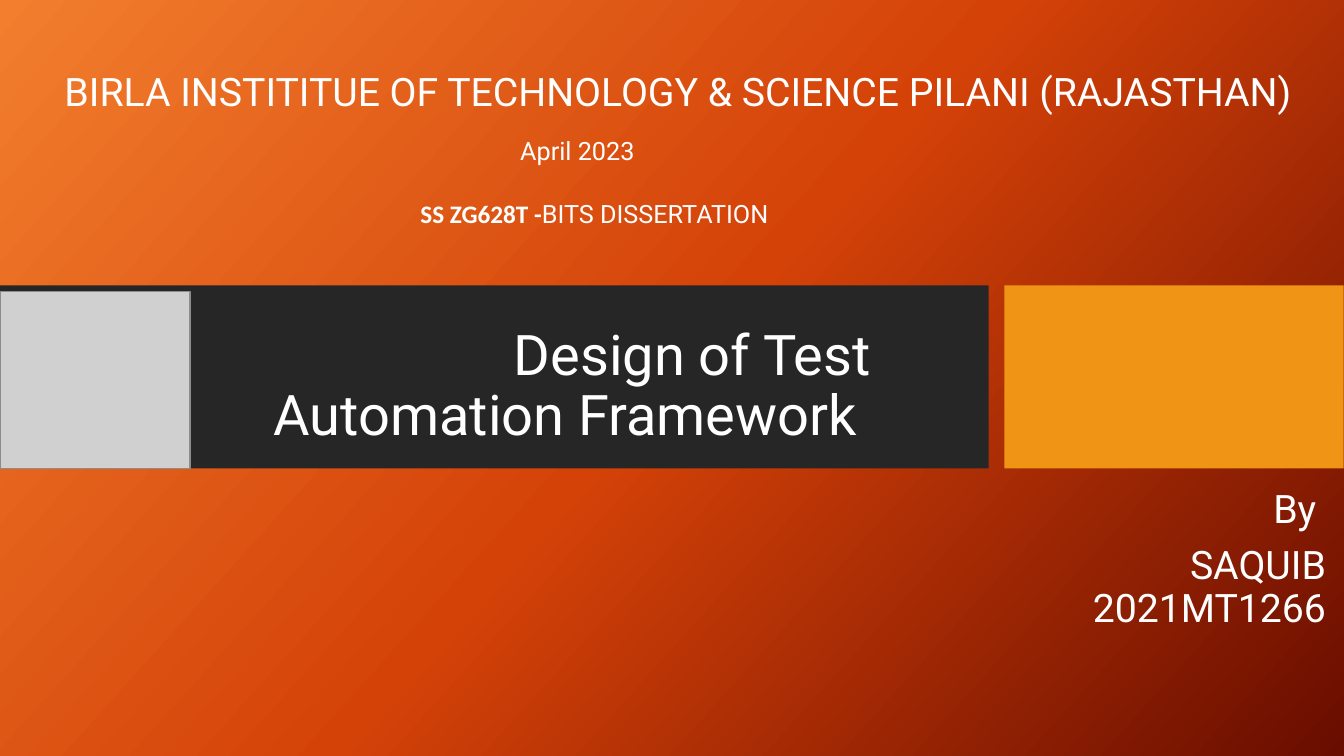
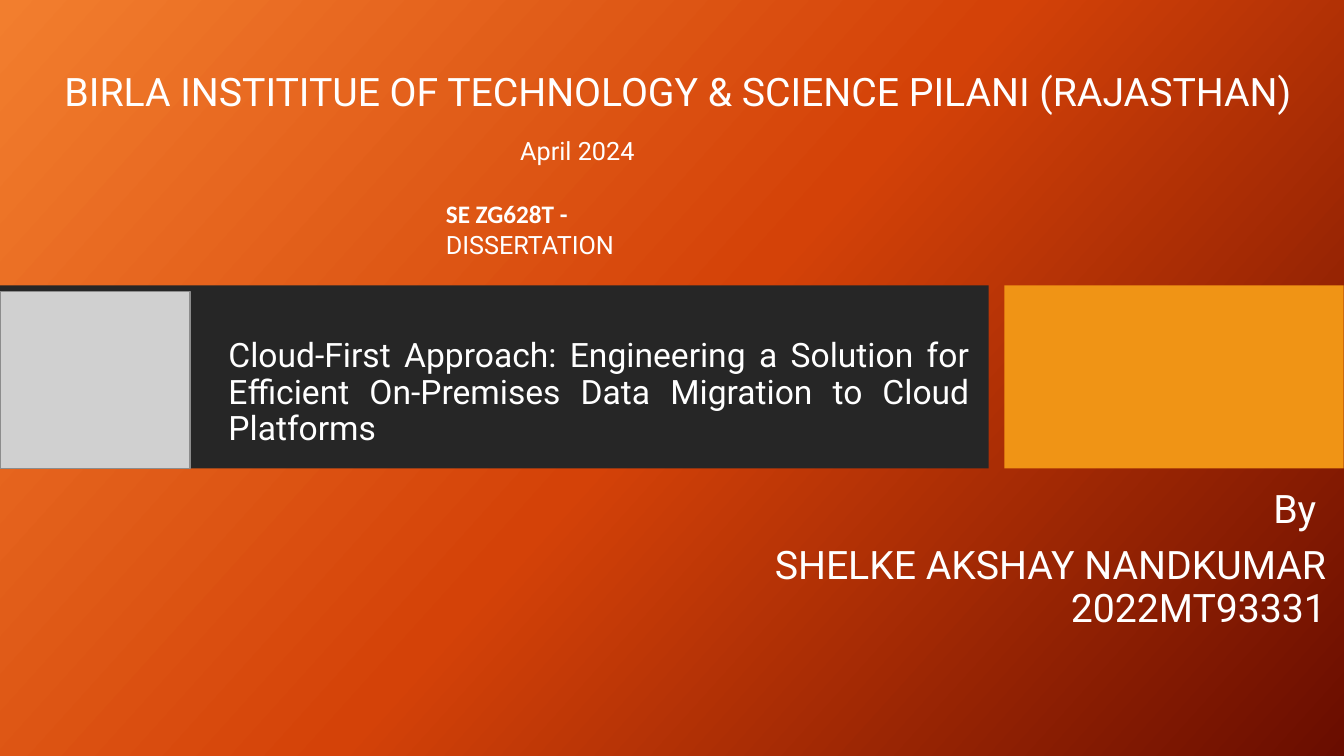
Before and after one commit to ShelkeAkshay-2022mt93331/dissertation, a slide deck: slide 1 of 7_Reports/3_Final_PPT/2022mt93331.pptx. Drawn at 1344x756 pixels with LibreOffice and Linux fonts; fonts in the diff are those of the drawing; grey boxes stand for pictures; background and template pictures are left out. Boxes give left, top, right and bottom in pixels: in the first picture for what was removed or moved away, otherwise in the second. Text is boxed around its words. In the diff, an @@ line names an element or a change of style, - is before the commit and + after.

```diff
--- a/7_Reports/3_Final_PPT/2022mt93331.pptx
+++ b/7_Reports/3_Final_PPT/2022mt93331.pptx
@@ text at bbox=[520, 141, 635, 165]: text changed @@
-April 2023
+April 2024
@@ text at bbox=[446, 205, 614, 255]: text changed @@
-SS ZG628T -BITS DISSERTATION
+SE ZG628T - DISSERTATION
@@ title at bbox=[228, 341, 969, 441]: text changed; size 40 to 24 pt @@
-Design of Test Automation Framework
+Cloud-First Approach: Engineering a Solution for
+Efficient On-Premises Data Migration to Cloud
+Platforms
@@ subtitle at bbox=[775, 550, 1326, 623]: text changed @@
-SAQUIB
-2021MT1266
+SHELKE AKSHAY NANDKUMAR
+2022MT93331
```
Also in this commit, not shown: 5 other slides changed, 4 slides added, 9 slides removed.
